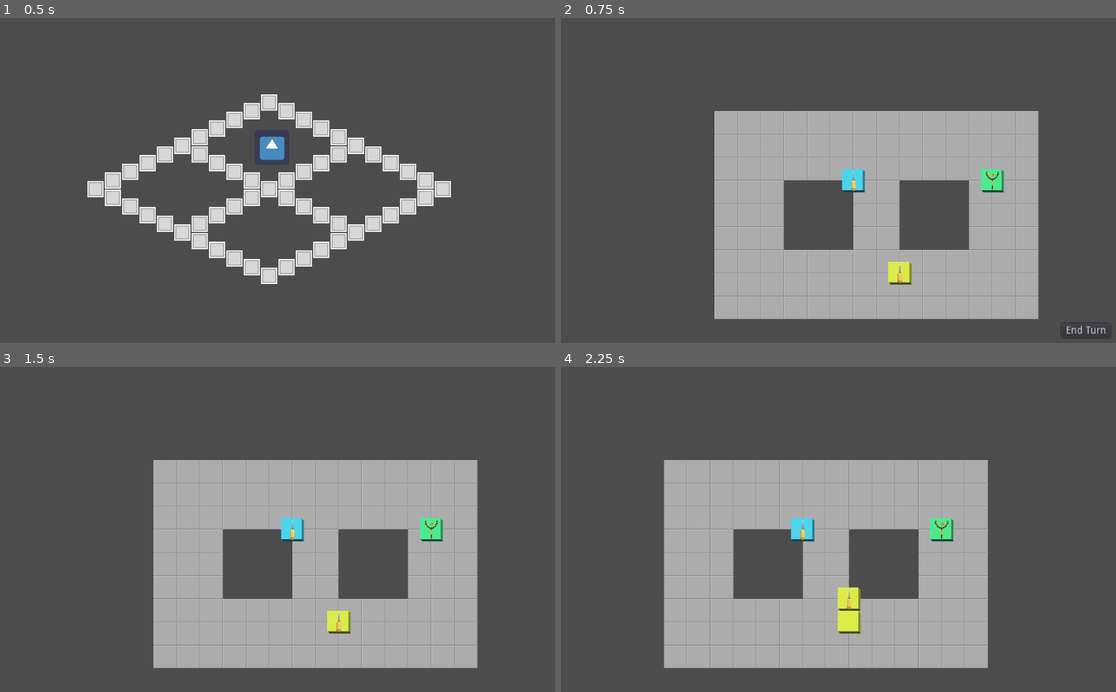
Above: before the commit, frames 1-4 (two rows, left to right).
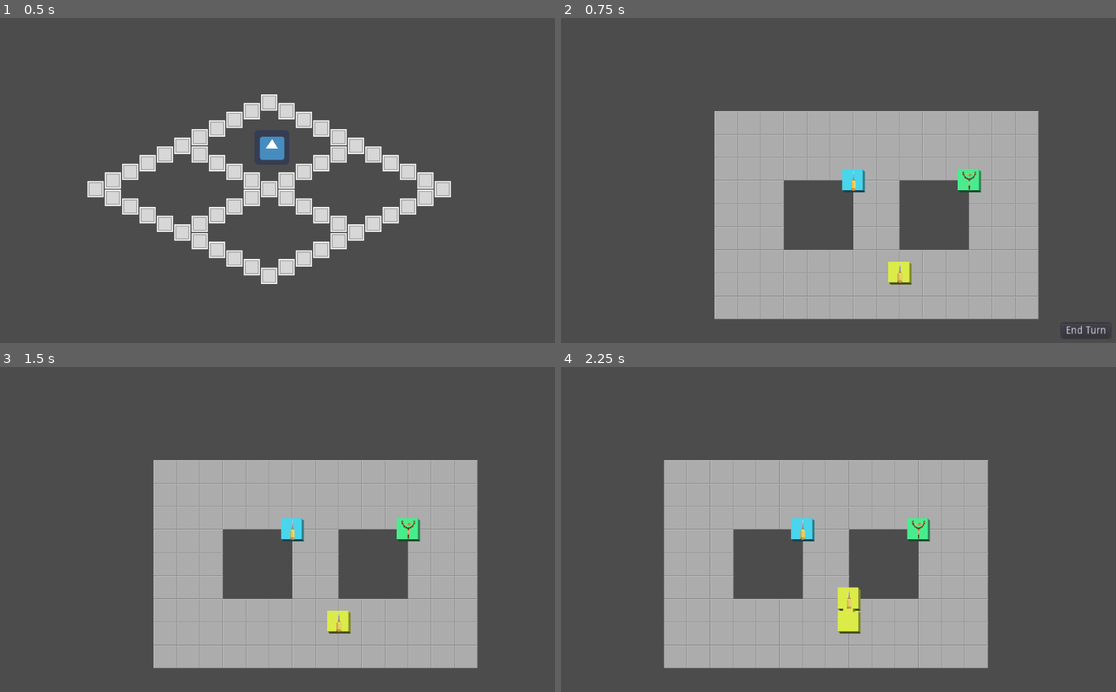
Above: after the commit, the same moments.

Repository: Henelik/HackGame
Game: Godot game, scene res://GameRoot.tscn
The game is run twice, just before and just after one commit, with the same random seed, the same clock (stepped at 60 frames per second) and the same inputs. The engine's default icon, where the game draws it, is replaced by a stand-in: a white triangle on a blue panel in a dark square.
Inputs (mouse positions are in pixels of both pictures, inside the frame that each line leads up to):
- Up to frame 1 (0.5 s): no input
- Up to frame 2 (0.75 s): click (832, 148) at 0.5 s
- Up to frame 3 (1.5 s): click "End Turn" at 1.25 s
- Up to frame 4 (2.25 s): tap Enter at 2 s; move the mouse to (855, 529) at 2.02 s; hold Right (ui_right) from 2.03 s (still down); click (855, 529) at 2.17 s

Frame 1 is identical in both runs. In frame 2, 0.6% of the frame differs, in the area x 71-80%, y 46-54%; in frame 3, 0.6%; in frame 4, 0.6%, in the area x 50-71%, y 46-76%.

Commit message:
Fixed program inheritance and added flavor text

Diff:
--- a/Databattle/ProgramHead.tscn
+++ b/Databattle/ProgramHead.tscn
@@ -13,10 +13,9 @@
 ]]
 z_index = 1
 script = ExtResource( 1 )
-movesPerTurn = 3
-maxSize = 2
-progName = "Icebreaker"
-col = Color( 0.290196, 0.843137, 0.933333, 1 )
+progName = "Base Program"
+col = Color( 1, 1, 1, 1 )
+flavorText = "Shouldn't be used in battle."
 
 [node name="SectorSprite" type="Sprite" parent="."]
 texture = ExtResource( 2 )
--- a/Databattle/Programs/IceBreaker.tscn
+++ b/Databattle/Programs/IceBreaker.tscn
@@ -3,6 +3,8 @@
 [ext_resource path="res://Databattle/ProgramHead.tscn" type="PackedScene" id=1]
 
 [node name="Icebreaker" instance=ExtResource( 1 )]
-movesPerTurn = 2
 maxSize = 4
+progName = "Icebreaker"
+col = Color( 0.290196, 0.843137, 0.933333, 1 )
 abilityRefs = [ "res://Databattle/Abilities/Break.tscn" ]
+flavorText = "How much does a fat penguin weigh?"
--- a/Databattle/Programs/IcePick.tscn
+++ b/Databattle/Programs/IcePick.tscn
@@ -2,7 +2,9 @@
 
 [ext_resource path="res://Databattle/ProgramHead.tscn" type="PackedScene" id=1]
 
-[node name="ProgramHead" index="0" instance=ExtResource( 1 )]
+[node name="IcePick" instance=ExtResource( 1 )]
 maxSize = 4
 progName = "Ice Pick"
+col = Color( 0.290196, 0.843137, 0.933333, 1 )
 abilityRefs = [ "res://Databattle/Abilities/Hack.tscn" ]
+flavorText = "You can pick your friends..."
--- a/Databattle/Programs/PickAxe.tscn
+++ b/Databattle/Programs/PickAxe.tscn
@@ -3,11 +3,13 @@
 [ext_resource path="res://Databattle/ProgramHead.tscn" type="PackedScene" id=1]
 [ext_resource path="res://Sprites/Program Icons/Pickaxe.png" type="Texture" id=2]
 
-[node name="ProgramHead" index="0" instance=ExtResource( 1 )]
+[node name="PickAxe" instance=ExtResource( 1 )]
 movesPerTurn = 4
 maxSize = 4
 progName = "Pick Axe"
+col = Color( 0.290196, 0.843137, 0.933333, 1 )
 abilityRefs = [ "res://Databattle/Abilities/Slice.tscn" ]
+flavorText = "Top of the line \"breaking things\" tool."
 
 [node name="IconSprite" parent="." index="1"]
 texture = ExtResource( 2 )
--- a/Databattle/Programs/Slingshot.tscn
+++ b/Databattle/Programs/Slingshot.tscn
@@ -4,7 +4,7 @@
 [ext_resource path="res://Sprites/Program Icons/Slingshot.png" type="Texture" id=2]
 
 [node name="Slingshot" instance=ExtResource( 1 )]
-movesPerTurn = 2
+maxSize = 2
 progName = "Slingshot"
 col = Color( 0.290196, 0.933333, 0.556863, 1 )
 abilityRefs = [ "res://Databattle/Abilities/Pelt.tscn" ]
--- a/Scripts/programHead.gd
+++ b/Scripts/programHead.gd
@@ -17,8 +17,10 @@
 var apLeft : int
 var selected : bool
 var tailSectors : Array = []
+var tailScn = load("res://Databattle/TailSector.tscn")
 var connectors : Array = []
-var tailScn = load("res://Databattle/TailSector.tscn")
+var horizScn = load("res://Databattle/HorizontalConnector.tscn")
+var vertScn = load("res://Databattle/VerticalConnector.tscn")
 var abilities : Array = []
 var turnEnded = false # true if this program has ended its turn
 onready var cam = get_node("../BattleCam")
@@ -117,6 +119,7 @@
 	for a in abilities:
 		a.tileX = tileX
 		a.tileY = tileY
+	_showConnectors()
 
 func gizmoCallback(x : int, y : int):
 	_hideMoveGizmos()
@@ -154,20 +157,38 @@
 			return
 		tailSectors[-1].queue_free()
 		tailSectors.pop_back()
+	_showConnectors()
 
 func _die():
 	if cam.selectedProgram == self:
 		cam.deselectProgram()
 	cam.progs[owningPlayerId].erase(self)
+	clear()
 	queue_free()
 
 func clear():
 	for t in self.tailSectors:
 		t.queue_free()
 	_hideMoveGizmos()
+	_hideConnectors()
 
 func _showConnectors():
-	pass
+	_hideConnectors()
+	for t in tailSectors:
+		if (t.tileX == tileX+1 or t.tileX == tileX-1) and t.tileY == tileY:
+			connectors.append(horizScn.instance())
+			connectors[-1].setColor(col)
+			connectors[-1].position.x = (t.position.x+position.x)/2
+			connectors[-1].position.y = position.y
+			get_node("/root").add_child(connectors[-1])
+		if (t.tileY == tileY+1 or t.tileY == tileY-1) and t.tileX == tileX:
+			connectors.append(vertScn.instance())
+			connectors[-1].setColor(col)
+			connectors[-1].position.x = t.position.x
+			connectors[-1].position.y = (t.position.y+position.y)/2
+			get_node("/root").add_child(connectors[-1])
 
 func _hideConnectors():
-	pass
+	for c in connectors:
+		connectors.erase(c)
+		c.queue_free()
--- a/test.tscn
+++ b/test.tscn
@@ -17,10 +17,10 @@
 [node name="Icebreaker" parent="." instance=ExtResource( 3 )]
 position = Vector2( 28.8887, -1.11639 )
 
-[node name="Slingshot" parent="." instance=ExtResource( 4 )]
-position = Vector2( 225.184, -0.30191 )
-
 [node name="Icebreaker2" parent="." instance=ExtResource( 3 )]
 position = Vector2( 97.3071, 127.575 )
 col = Color( 0.866667, 0.933333, 0.290196, 1 )
 owningPlayerId = 1
+
+[node name="Slingshot" parent="." instance=ExtResource( 4 )]
+position = Vector2( 190.16, 2.14183 )
